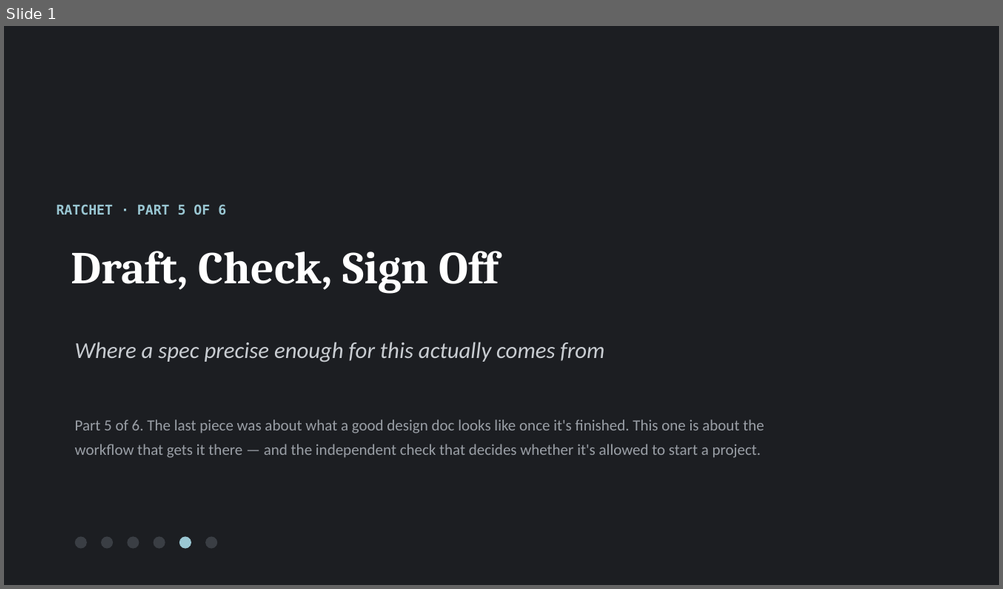
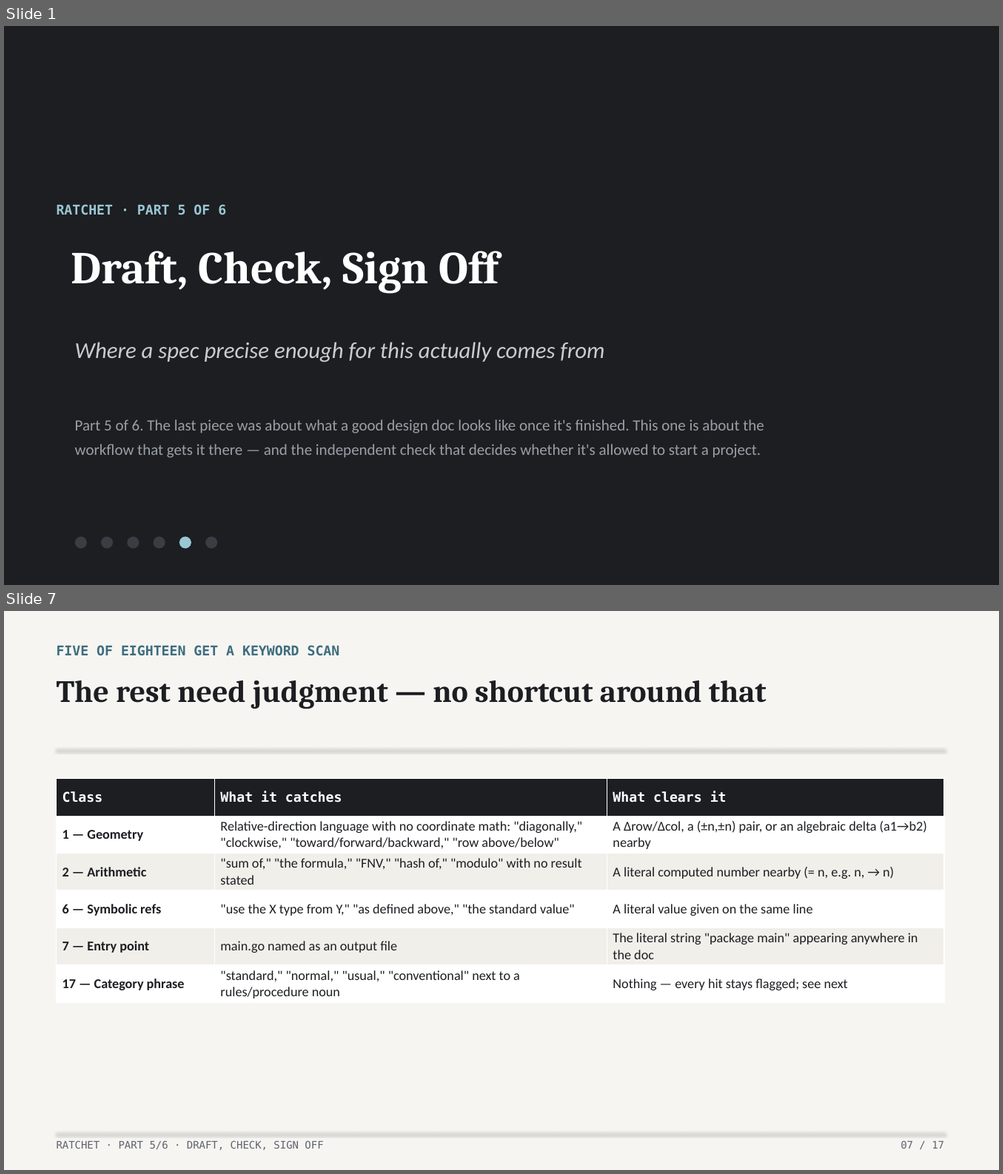
Before and after one commit to lehmann314159/ratchet, a slide deck: writing/decks/05-draft-check-sign-off.pptx. Shown one above the other, each under a label of ours: slide 1 before the commit, slides 1 and 7 after it; the slides between them are not shown. The pictures are 1003x589 and 1003x1174 pixels, drawn with LibreOffice and Linux fonts; fonts in the diff are those of the drawing. Boxes give left, top, right and bottom in pixels: in the first picture for what was removed or moved away, otherwise in the second. Text is boxed around its words. In the diff, an @@ line names an element or a change of style, - is before the commit and + after.

```diff
--- a/writing/decks/05-draft-check-sign-off.pptx
+++ b/writing/decks/05-draft-check-sign-off.pptx
@@ slide 7 added at bbox=[4, 611, 999, 1170], background #FFFFFF @@
@@ rectangle added at bbox=[4, 611, 999, 1170], fill #F6F5F2 @@
@@ text added at bbox=[57, 645, 340, 656], 13 pt, text #3D6D7E, bold @@
+FIVE OF EIGHTEEN GET A KEYWORD SCAN
@@ text added at bbox=[57, 680, 766, 709], 30 pt, text #1C1E22, bold @@
+The rest need judgment — no shortcut around that
@@ line added from (57, 749) to (944, 749), #E2E0DA 1 pt @@
@@ table added at bbox=[57, 779, 944, 1002], 6 rows, 3 columns @@
+Class | What it catches | What clears it
+1 — Geometry | Relative-direction language with no coordinate math: "diagonally," "clockwise," "toward/forward/backward," "row above/below" | A Δrow/Δcol, a (±n,±n) pair, or an algebraic delta (a1→b2) nearby
+2 — Arithmetic | "sum of," "the formula," "FNV," "hash of," "modulo" with no result stated | A literal computed number nearby (= n, e.g. n, → n)
+6 — Symbolic refs | "use the X type from Y," "as defined above," "the standard value" | A literal value given on the same line
+7 — Entry point | main.go named as an output file | The literal string "package main" appearing anywhere in the doc
+17 — Category phrase | "standard," "normal," "usual," "conventional" next to a rules/procedure noun | Nothing — every hit stays flagged; see next
@@ text added at bbox=[57, 1141, 323, 1150], 10 pt, text #5F636B @@
+RATCHET · PART 5/6 · DRAFT, CHECK, SIGN OFF
@@ line added from (57, 1133) to (944, 1133), #E2E0DA 1 pt @@
@@ text added at bbox=[900, 1141, 944, 1149], 10 pt, text #5F636B @@
+07 / 17
```
Also in this commit, not shown: 14 slides changed, 1 other file.
